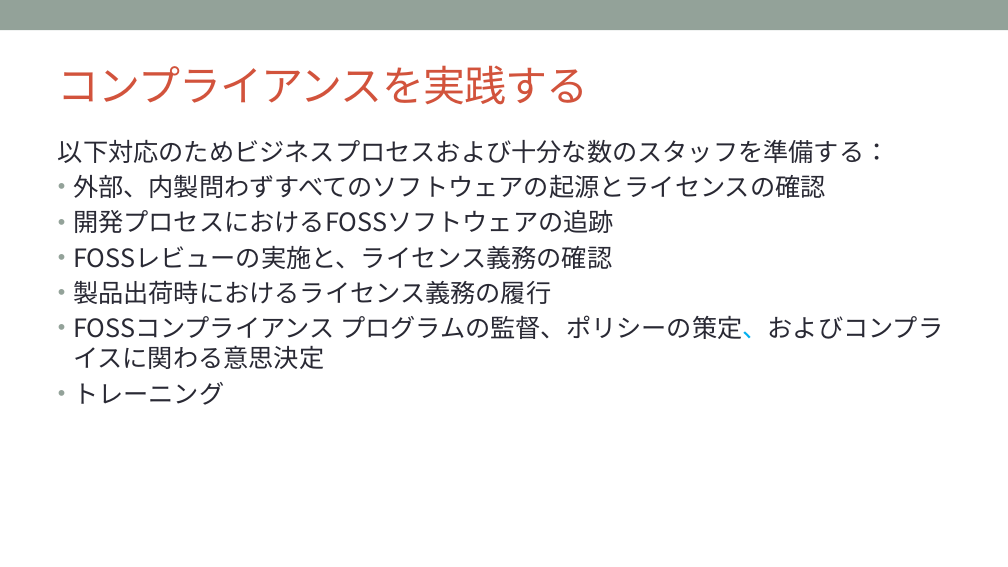
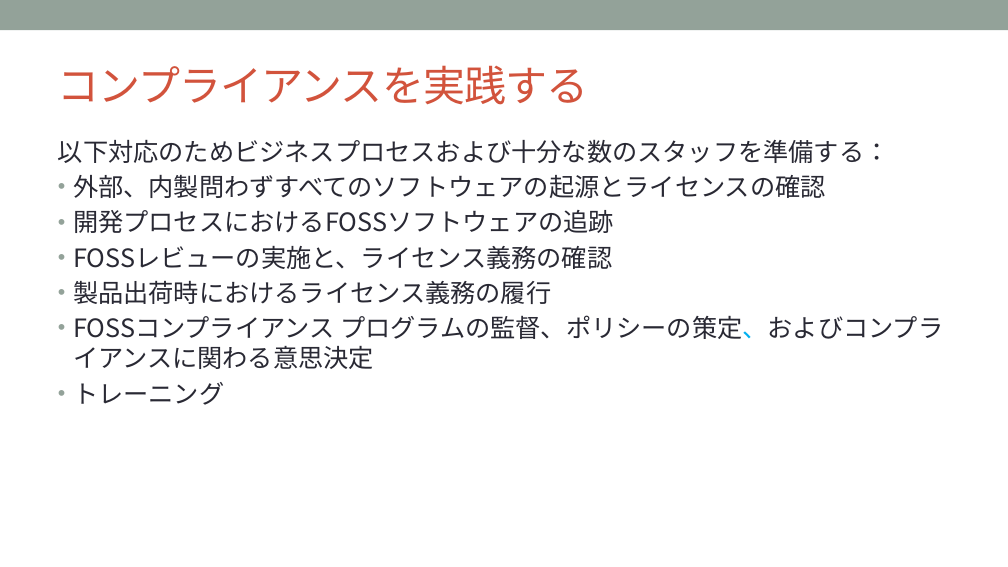
Before and after one commit to OpenChain-Project/Curriculum-Translation-JP, a slide deck: slide 31 of REVIEW/Version_for_v1.1/openchain-curriculum-for-1-1_JP_review_tani.pptx (slide 32 before the commit). Drawn at 1008x567 pixels with LibreOffice and Linux fonts; fonts in the diff are those of the drawing; background and template pictures are left out. Boxes give left, top, right and bottom in pixels: in the first picture for what was removed or moved away, otherwise in the second. Text is boxed around its words. In the diff, an @@ line names an element or a change of style, - is before the commit and + after.

```diff
--- a/REVIEW/Version_for_v1.1/openchain-curriculum-for-1-1_JP_review_tani.pptx
+++ b/REVIEW/Version_for_v1.1/openchain-curriculum-for-1-1_JP_review_tani.pptx
@@ text at (x1=73, y1=315, x2=943, y2=369): text changed @@
-• FOSSコンプライアンス プログラムの監督、ポリシーの策定、およびコンプライスに関わる意思決定
+• FOSSコンプライアンス プログラムの監督、ポリシーの策定、およびコンプライアンスに関わる意思決定
```
Also in this commit, not shown: 46 other slides changed, 2 slides removed.
